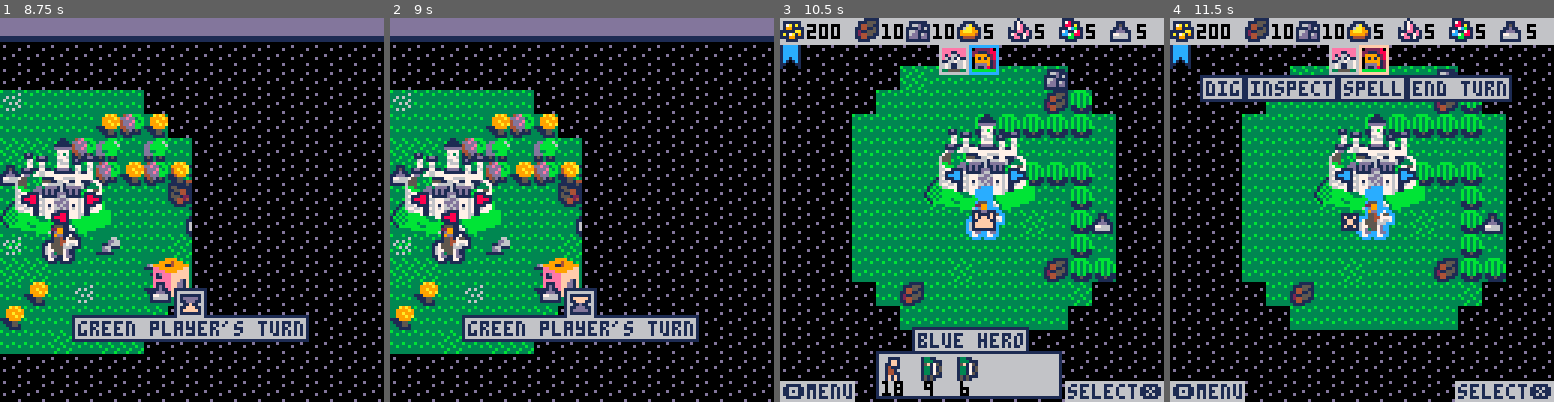
Above: before the commit, frames 1-4 (left to right).
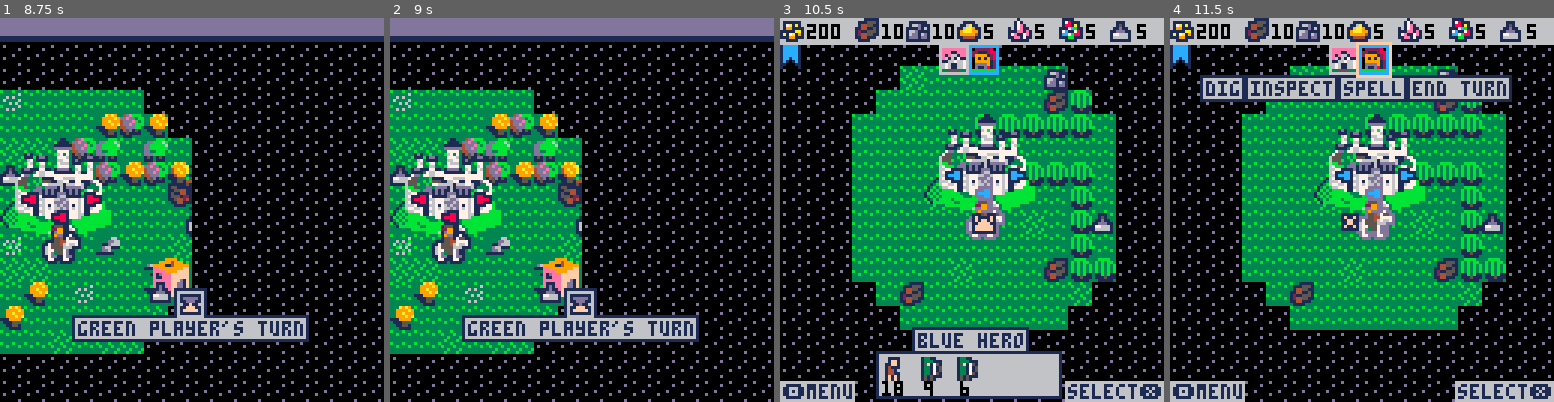
Above: after the commit, the same moments.

Repository: pvan/pico8
Game: PICO-8 cartridge heroes.p8
The game is run twice, just before and just after one commit, with the same random seed, the same clock (stepped at 60 frames per second) and the same inputs.
Inputs:
- Up to frame 1 (8.75 s): tap O (Z key) at 0.33, 0.7, 1.43, 2.22, 3.1, 3.98, 4.87, 5.75, 6.63, 7.52, 8.4 s; tap X (X key) at 1.07, 2.07, 2.4, 2.73, 3.07, 3.4, 3.73, 4.07, 4.4, 4.73, 5.07, 5.4, 5.73, 6.07, 6.4, 6.73, 7.07, 7.4, 7.73, 8.07, 8.4, 8.73 s; hold Left 1.97-2.37 s; hold Down 2.42-2.82 s; hold Right 2.87-3.53 s; hold Up 3.58-4.08 s; hold Right 4.13-4.53 s; hold Down 4.58-5.08 s; hold Left 5.13-5.8 s; hold Up 5.85-6.18 s; hold Left 6.23-6.63 s; hold Down 6.68-7.08 s; hold Right 7.13-7.8 s; hold Up 7.85-8.35 s; hold Right from 8.4 s (still down)
- Up to frame 2 (9 s): release Right at 8.8 s; hold Down from 8.85 s (still down)
- Up to frame 3 (10.5 s): tap X (X key) every 0.33 s from 9.07 to 10.4 s; tap O (Z key) at 9.28, 10.17 s; release Down at 9.35 s; hold Left 9.4-10.07 s; hold Up 10.12-10.45 s
- Up to frame 4 (11.5 s): hold Left 10.5-10.9 s; tap X (X key) at 10.73, 11.07, 11.4 s; hold Down 10.95-11.35 s; tap O (Z key) at 11.05 s; hold Right from 11.4 s (still down)

Frame 1 is identical in both runs. In frame 2, 0.1% of the frame differs, in the area x 47-52%, y 72-77%; in frame 3, 0.6%; in frame 4, 0.9%, in the area x 48-59%, y 6-58%.

Commit message:
heroes: limit valid mob moves by path dist
valid moves were being found based on birds-eye distance from mob
instead of considering the distance to actually walk there around obstacles

now we create list of valid destinations by iterating out from mob,
one ring of valid spots at a time

for now we do this when switching mobs (instead of every frame) in case it gets slow

could potentially save tokens by folding this behavior into pathfind()
(like an alternate flow through that function)
but that could get pretty messy

Diff:
--- a/heroes.p8
+++ b/heroes.p8
@@ -12,8 +12,6 @@
 ---evaluate when to pickup units and how to distribute them
 
 --todo:
---mob move dist not matching speed when obstacles
---(related: wide mob that's surrounded but has 1 space open, freeze on move)
 --sort hero sprites in battle along with mobs?
 
 --big todos:
@@ -2945,6 +2943,35 @@
 
  bcur=copy(activemob)
 
+ --todo: reduce calls to this?
+ --make one central location?
+ --(here, maybe, or after move?)
+ create_mob_map()
+
+
+ --create list of valid moves
+ --limited by move speed
+ --(todo: tokens?
+ -- fold into pathfind?
+ -- seems like a pain)
+ local edge={activemob}
+ mob_moves={}
+ for i=1,mob_speeds[activemob.id]-1 do
+  lastedge=copy(edge)
+  edge={}
+  for sq in all(lastedge) do
+   for n in all(point_neighbors(sq)) do
+    if can_stand(n)
+    and not has2(mob_moves,n)
+    then
+     add(edge,n)
+     add(mob_moves,n)
+    end
+   end
+  end
+ end
+
+
  --5 tokens here saves us
  --2 per use
  --(1 token vs 3)
@@ -2992,27 +3019,8 @@
 
  attacks=adjacent_enemies(activemob)
 
- --valid_moves
- moves={}
- do_grid(8,function(spot)
-  if grid_dist(spot,activemob)
-     < mob_speeds[activemob.id]
-  and can_stand(spot)
-
-  --don't allow walking in place
-  --note wide mobs make this tricky
-  --we have to ignore activemob
-  --for pathfinding and valid moves
-  --so it can take tiny steps
-  --but we still dont want to allow standing in place
-  and not ptequ(spot,activemob)
-  then
-   add(moves,spot)
-  end
- end)
-
-
- options=copy(moves)
+
+ options=copy(mob_moves)
  --if move mode, still allow
  --attacks if there are any
  concat(options,attacks)
@@ -3026,7 +3034,7 @@
 
   if btnp(❎) then
    if has2(options,bcur) then
-    if has2(moves,bcur) then
+    if has2(mob_moves,bcur) then
 	    mob_move(bcur)
     else
      mob_attack(bcur)
